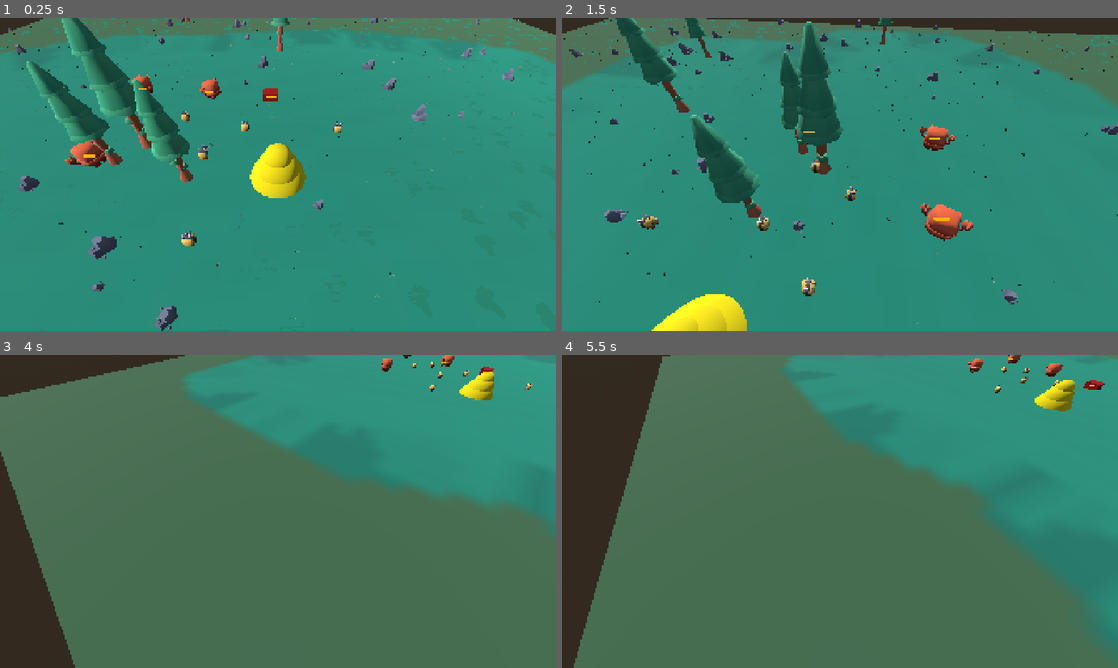
Above: before the commit, frames 1-4 (two rows, left to right).
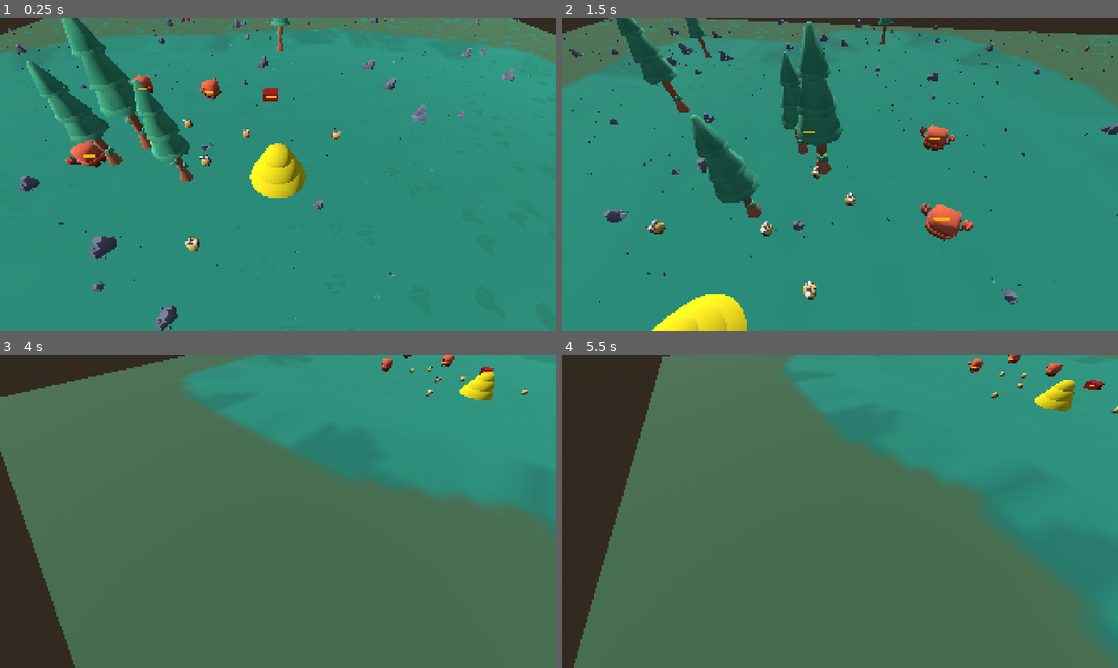
Above: after the commit, the same moments.

Repository: Klarity99/kenney-jam
Game: Godot game, scene res://structure/main.tscn
The game is run twice, just before and just after one commit, with the same random seed, the same clock (stepped at 60 frames per second) and the same inputs.
Inputs (mouse positions are in pixels of both pictures, inside the frame that each line leads up to):
- Up to frame 1 (0.25 s): no input
- Up to frame 2 (1.5 s): tap Enter at 0.5 s; move the mouse to (812, 237) at 0.52 s; hold Q 0.53-1.28 s; hold Up (ui_up) from 0.53 s (still down); click (812, 237) at 0.67 s; move the mouse to (1006, 221) at 1.27 s; tap E at 1.35 s
- Up to frame 3 (4 s): move the mouse to (111, 464) at 2.02 s; release Up (ui_up) at 2.03 s; hold Shift 2.03-2.78 s; hold Left (ui_left) 2.03-3.53 s; move the mouse to (305, 511) at 2.77 s; tap Q at 2.85 s; click (305, 511) at 2.92 s; move the mouse to (194, 433) at 3.52 s; hold Down (ui_down) from 3.53 s (still down); hold E from 3.53 s (still down)
- Up to frame 4 (5.5 s): move the mouse to (962, 495) at 4.27 s; release Down (ui_down) at 4.28 s; release E at 4.28 s; hold Right (ui_right) 4.28-5.03 s; tap Shift at 4.35 s; move the mouse to (728, 527) at 5.02 s; hold Up (ui_up) from 5.03 s (still down); hold Q from 5.03 s (still down); click (728, 527) at 5.17 s

The runs differ from the first frame. In frame 1, 0.5% of the frame differs, in the area x 26-62%, y 29-75%; in frame 2, 0.6%, in the area x 13-53%, y 45-90%; in frame 3, 0.2%; in frame 4, 0.1%.

Commit message:
Added bee animation

Diff:
--- a/units/scenes/bee.tscn
+++ b/units/scenes/bee.tscn
@@ -2,6 +2,7 @@
 
 [ext_resource type="PackedScene" uid="uid://bvtp0s6wnj00c" path="res://units/unit.tscn" id="1_nwdxo"]
 [ext_resource type="Texture2D" uid="uid://c8fe5wldvut7q" path="res://Assets/Animals/colormap.png" id="2_juba4"]
+[ext_resource type="PackedScene" uid="uid://bamd6xcbauj86" path="res://Assets/Animals/Bee/animal-bee.fbx" id="2_sw13t"]
 [ext_resource type="ArrayMesh" uid="uid://dk11b3sedgs6o" path="res://Assets/Animals/Bee/animal-bee.obj" id="3_sw13t"]
 
 [sub_resource type="StandardMaterial3D" id="StandardMaterial3D_dfyp8"]
@@ -13,15 +14,19 @@
 [sub_resource type="SphereShape3D" id="SphereShape3D_nwdxo"]
 radius = 0.6
 
-[sub_resource type="ViewportTexture" id="ViewportTexture_juba4"]
+[sub_resource type="ViewportTexture" id="ViewportTexture_sw13t"]
 viewport_path = NodePath("FloaterSprite3D/SubViewport")
 
 [node name="Bee" unique_id=544613324 instance=ExtResource("1_nwdxo")]
 collision_mask = 4096
 move_speed = 4.0
 
-[node name="MeshInstance3D" parent="View" parent_id_path=PackedInt32Array(1725393697) index="0" unique_id=1431449746]
+[node name="animal-bee" parent="View" parent_id_path=PackedInt32Array(1725393697) index="0" unique_id=1078006901 instance=ExtResource("2_sw13t")]
+transform = Transform3D(-0.5, 0, 4.371139e-08, 0, 0.5, 0, -4.371139e-08, 0, -0.5, 0, 0, 0)
+
+[node name="MeshInstance3D" parent="View" parent_id_path=PackedInt32Array(1725393697) index="1" unique_id=1431449746]
 transform = Transform3D(-0.5, 0, -4.371139e-08, 0, 0.5, 0, 4.371139e-08, 0, -0.5, 0, 0.7, 0)
+visible = false
 material_override = SubResource("StandardMaterial3D_dfyp8")
 cast_shadow = 0
 mesh = ExtResource("3_sw13t")
--- a/units/unit.gd
+++ b/units/unit.gd
@@ -7,6 +7,7 @@
 @onready var reach_area: Area3D = $Reach
 @onready var seconds_timer: Timer = $SecondsTimer
 @onready var floater := %FloaterControl
+@onready var animation : AnimationPlayer = $"View/animal-bee/AnimationPlayer"
 
 @export var move_speed := 5.0
 @export var id: String
@@ -44,6 +45,10 @@
 			floater.visible = true
 	update_floater_hp()
 
+	animationLoop("idle", true)
+	animationLoop("run", true)
+	animationLoop("eat", true)
+	playAnimation("idle")
 
 signal died
 
@@ -70,6 +75,21 @@
 	if id not in ["bee", "hive"]:
 		floater.bar.value = hp * 100.0 / float(hp_max)
 
+func animationLoop(animationName: String, loopFlag: bool):
+	if not animation:
+		return
+	if animation.has_animation(animationName):
+		var currentAnimation := animation.get_animation(animationName)
+		currentAnimation.loop_mode = Animation.LOOP_LINEAR if loopFlag else Animation.LOOP_NONE
+	else:
+		print("Current Animation error not found", animationName)
+
+func playAnimation(animationName: String) -> void:
+	if not animation:
+		return
+	if animation and animation.has_animation(animationName):
+		animation.play(animationName)
+
 func on_seconds_timeout():
 	if state == "mine" and carry < carry_max:
 		if last_target_mine:
@@ -104,6 +124,8 @@
 
 	if nav_agent.is_navigation_finished():
 		velocity = Vector3.ZERO
+		if state == "move":
+			change_state("idle")
 		return
 
 	var next_pos: Vector3 = nav_agent.get_next_path_position()
@@ -129,6 +151,13 @@
 		"mine":
 			seconds_timer.stop()
 
+	match new_state:
+		"idle":
+			playAnimation("idle")
+		"move", "move_mine", "move_building", "move_attack":
+			playAnimation("run")
+		"mine", "attack":
+			playAnimation("eat")
 	match new_state:
 		"attack":
 			if target_unit not in in_reach:
@@ -182,4 +211,6 @@
 	if body == self: return
 	in_reach.erase(body)
 	if body == target_unit and state == "mine":
+		if name.contains("Bee") and !name.contains("Hive"):
+			animation.play("idle")
 		change_state("idle")
Binary file added: Assets/Animals/Bee/animal-bee.fbx
Not shown, added: Assets/Animals/Bee/animal-bee.fbx.import
Not shown: 1 places in units/scenes/bee.tscn that only renumber resources
